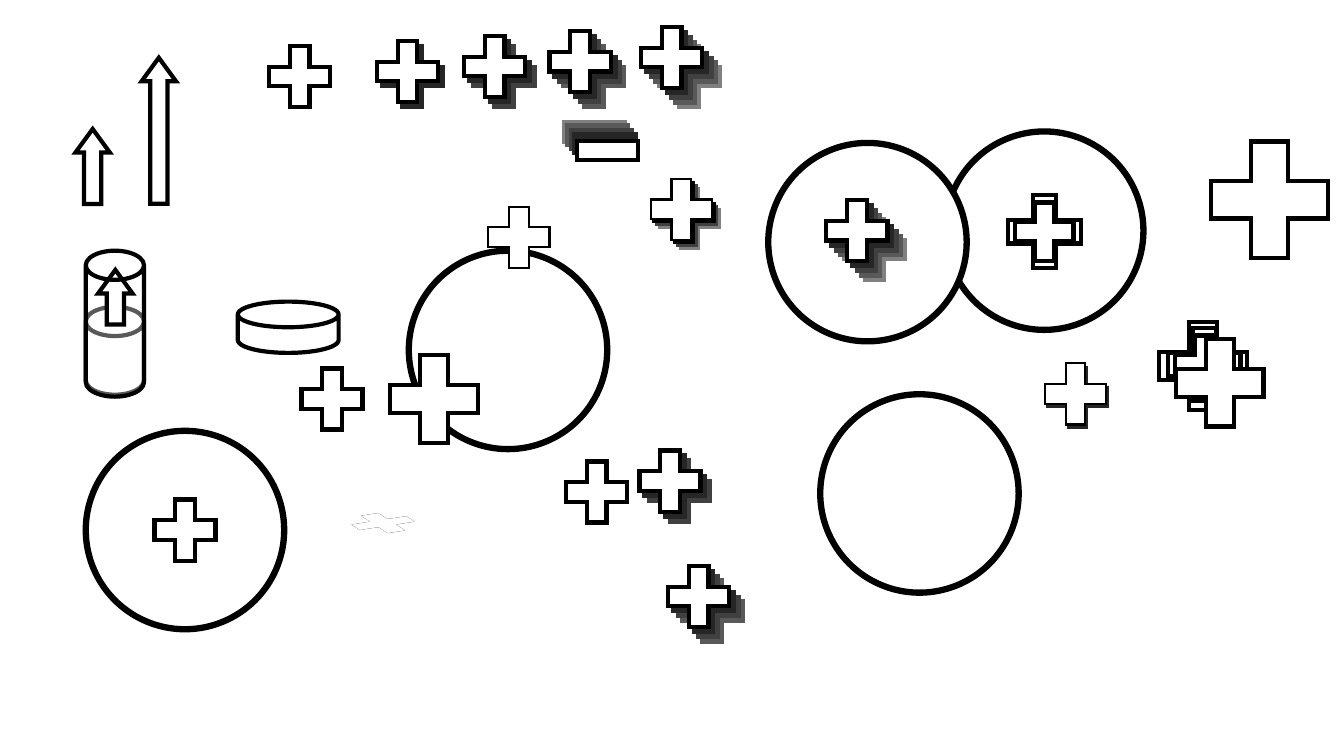
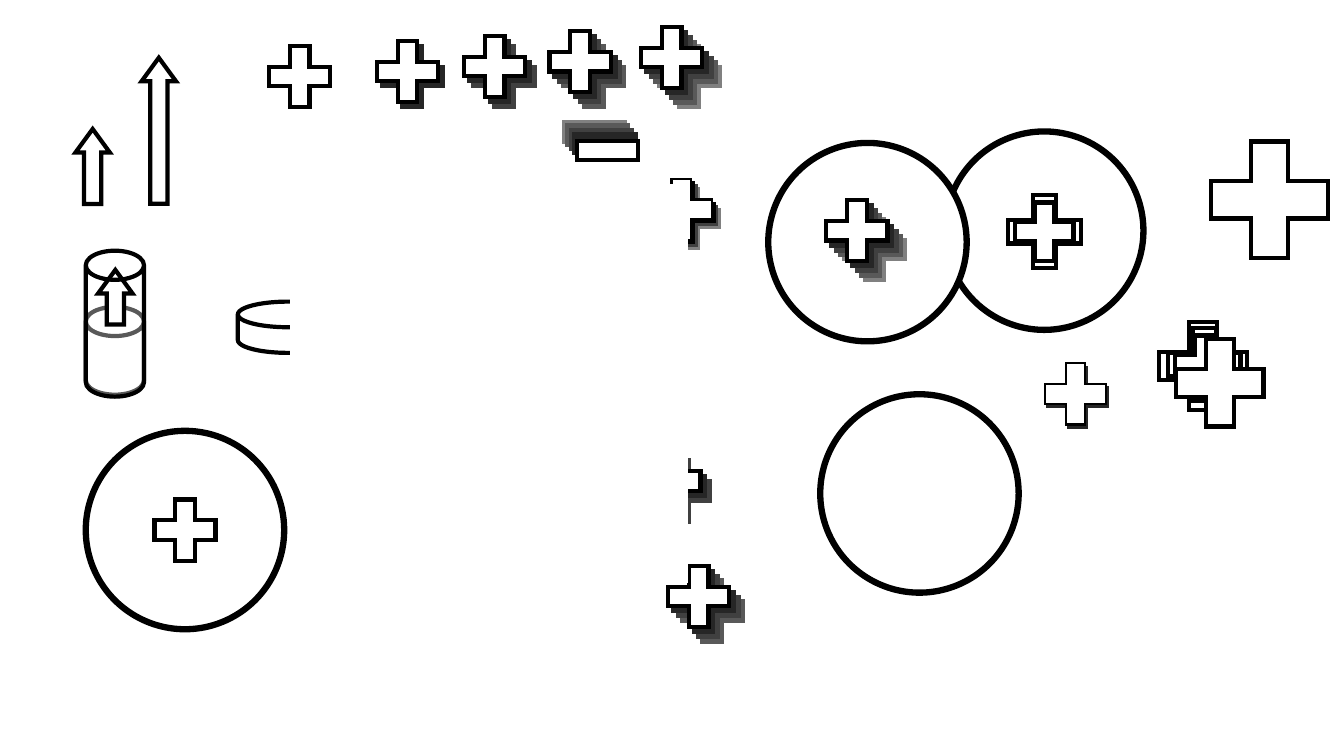
Before and after one commit to maximedaniel/ExpandDialSticks, a slide deck: slide 1 of Texture.pptx. Drawn at 1344x756 pixels with LibreOffice and Linux fonts; fonts in the diff are those of the drawing. Boxes give left, top, right and bottom in pixels: in the first picture for what was removed or moved away, otherwise in the second. Text is boxed around its words. In the diff, an @@ line names an element or a change of style, - is before the commit and + after.

```diff
--- a/Texture.pptx
+++ b/Texture.pptx
@@ rectangle added at (290, 186, 688, 583), fill #FFFFFF, outline #FFFFFF 1 pt @@
@@ plus sign removed at (478, 196, 561, 278) @@
@@ ellipse removed at (409, 251, 608, 450) @@
@@ plus sign removed at (375, 340, 494, 459) @@
@@ plus sign removed at (556, 451, 638, 533) @@
@@ plus sign removed at (342, 481, 424, 564) @@
```
Also in this commit, not shown: 33 other files.
